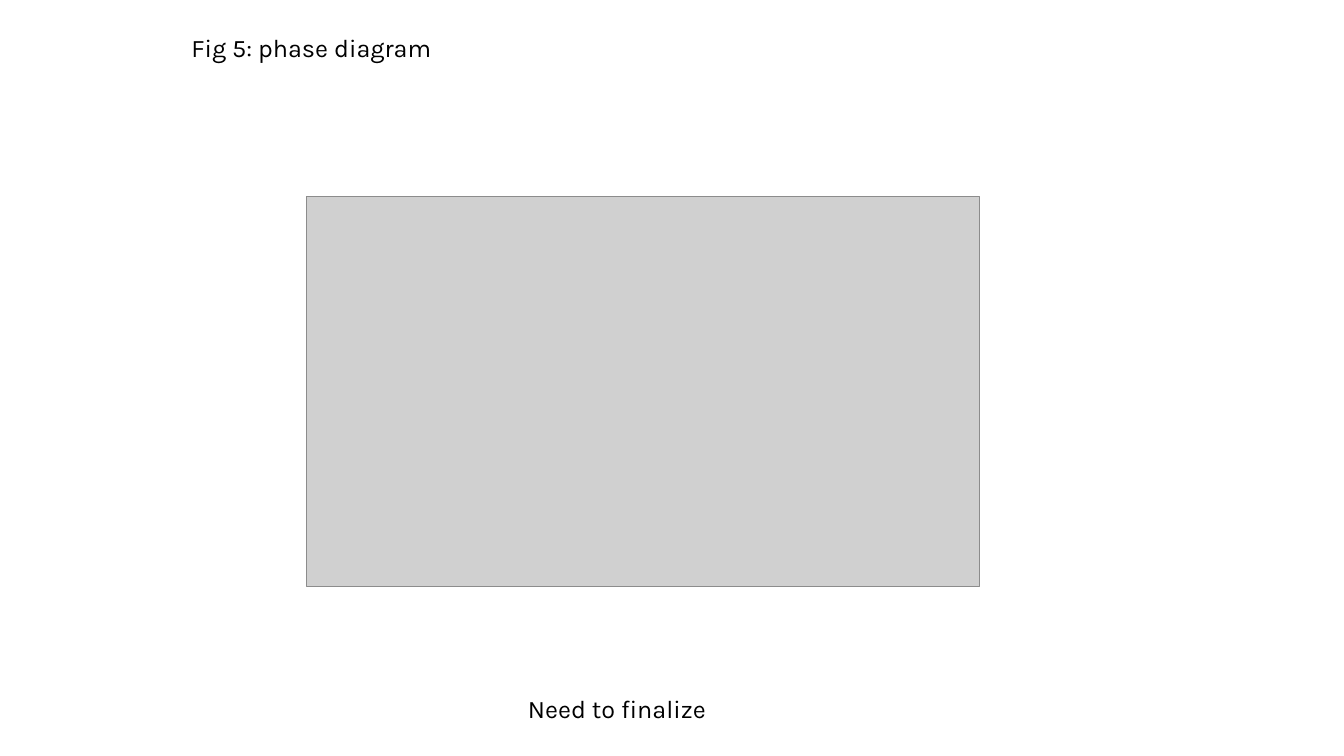
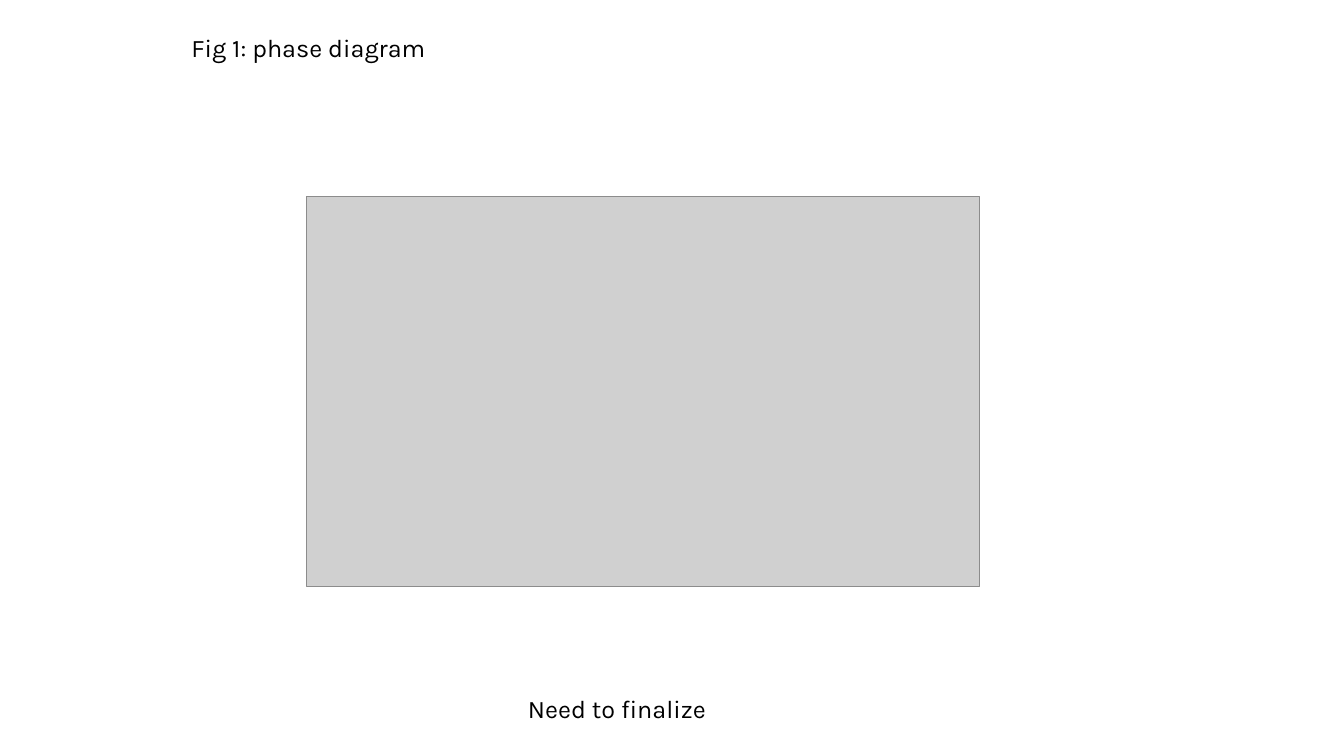
Before and after one commit to tyokokur/presentations, a slide deck: slide 1 of SYSG3_paper.pptx (slide 6 before the commit). Drawn at 1344x756 pixels with LibreOffice and Linux fonts; fonts in the diff are those of the drawing; grey boxes stand for pictures. Boxes give left, top, right and bottom in pixels: in the first picture for what was removed or moved away, otherwise in the second. Text is boxed around its words. In the diff, an @@ line names an element or a change of style, - is before the commit and + after.

```diff
--- a/SYSG3_paper.pptx
+++ b/SYSG3_paper.pptx
@@ text at (x1=191, y1=39, x2=425, y2=63): text changed @@
-Fig 5: phase diagram
+Fig 1: phase diagram
```
Also in this commit, not shown: 2 other slides changed, 2 slides added, 4 slides removed.
